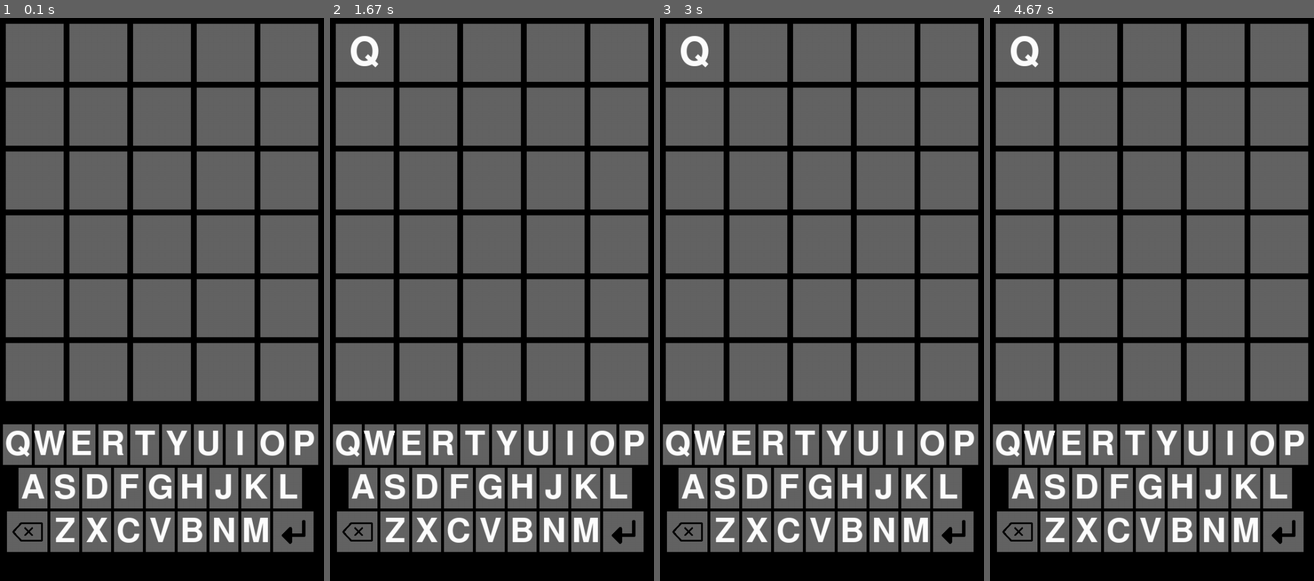
Above: before the commit, frames 1-4 (left to right).
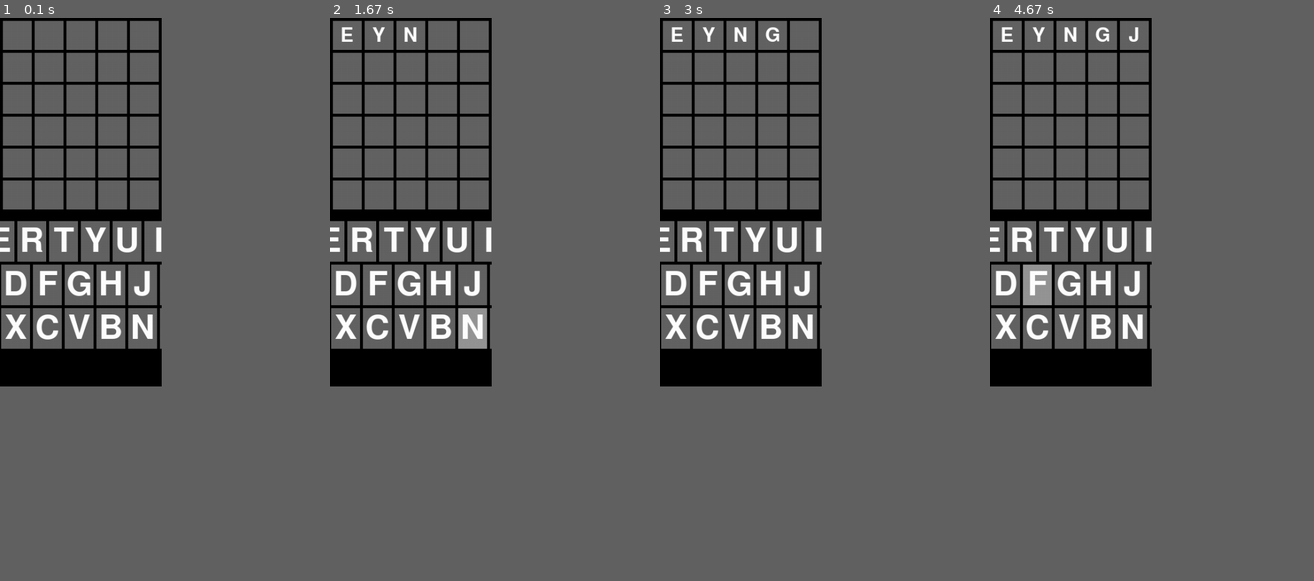
Above: after the commit, the same moments.

Repository: PennyGuyDyls/Pygame-games
Game: pygame game, started from Wordle/main.py
Same seed, same stepped clock (60 frames per second), same inputs: the game is played once before the commit and once after it.
Inputs (mouse positions are in pixels of both pictures, inside the frame that each line leads up to):
- Up to frame 1 (0.1 s): no input
- Up to frame 2 (1.67 s): click "Q" at 0.38 s; click (411, 226) at 0.72 s; click (359, 147) at 1.05 s; click (469, 333) at 1.38 s
- Up to frame 3 (3 s): click (744, 79) at 1.72 s; click (734, 299) at 2.05 s; click (734, 141) at 2.38 s
- Up to frame 4 (4.67 s): click (1126, 299) at 3.22 s; click (1119, 192) at 3.55 s; click (1126, 276) at 3.88 s; click (1022, 130) at 4.22 s; click (1032, 265) at 4.55 s
In our replay, the window is 519x900 before the commit and 259x589 after it. These sizes can differ from the game's own. Grey fills any space a smaller window leaves; there, only what the larger window draws over its background counts as a difference.

The runs differ from the first frame. In frame 1, 37% of the frame differs, in the area x 0-100%, y 0-100%; in frame 2, 38%; in frame 3, 38%; in frame 4, 38%.

Commit message:
SOLVER!!

Diff:
--- a/Wordle/Assets/answers.txt
+++ b/Wordle/Assets/answers.txt
@@ -121,6 +121,7 @@
 BARGE
 BARON
 BASIC
+BASIL
 BASIN
 BASTE
 BATCH
--- a/Wordle/Scripts/config.py
+++ b/Wordle/Scripts/config.py
@@ -2,10 +2,10 @@
 from random import randint
 pygame.init()
 
-cell_width=100
+cell_width=50
 guessnum=6
 
-font=pygame.font.SysFont(None, cell_width//5)
+font=pygame.font.SysFont(None, cell_width)
 screen=pygame.display.set_mode((5*cell_width*1.1+cell_width/10,guessnum*cell_width*1.1+cell_width/10+300))
 
 LOAD_DIR='Wordle/Assets/'
--- /dev/null
+++ b/Wordle/Scripts/solver_input.py
@@ -0,0 +1,181 @@
+import pygame
+from Scripts.config import cell_width,font,black,grey,yellow,green
+from Scripts.button import button
+
+pygame.init()
+screen=pygame.display.set_mode((14.4*cell_width,13*cell_width))
+
+
+class letter():
+    def __init__(self,letter,x,y,cell_width):
+        self.letter=letter
+        self.w=cell_width
+        sca=self.w/100
+        self.x=sca*x
+        self.y=sca*y
+        self.rect=self.x,self.y,self.w,self.w
+        self.colour=grey
+
+
+        colours=[black,grey,yellow,green]
+        hover_colours=[black,grey,yellow,green]
+        self.buttons=[button(
+            cell_width,
+            x+i*25,
+            y+110,
+            20,
+            20,
+            None,
+            colours[i],
+            hover_colours[i])
+            for i in range(4)]
+
+        self.text=font.render(letter,True,(255,255,255))
+
+        self.pos_choice=False
+        self.poses=[button(
+            cell_width,
+            x,
+            y+150+i*30,
+            100,
+            20,
+            str(i+1),
+            black,
+            black)
+            for i in range(5)]
+        for i in self.poses:
+            i.font=pygame.font.SysFont(None, round(self.w/100*30))
+
+    def draw(self):
+        pygame.draw.rect(screen,self.colour,self.rect)
+        screen.blit(self.text,(self.x+self.w//2-self.text.get_width()//2,self.y+self.w//2-self.text.get_height()//2))
+        for i in self.buttons:
+            i.draw(screen)
+        if self.pos_choice:
+            for i in self.poses:
+                i.draw(screen)
+
+    def update(self,mx,my):
+
+        for i in self.buttons:
+            if i.clicked(mx,my):
+                self.colour=i.colour
+        if self.colour==green or self.colour==yellow:
+            self.pos_choice=True
+        else:
+            self.pos_choice=False
+            for i in self.poses:
+                i.current_colour=black
+
+        if self.pos_choice:
+            for i,pos in enumerate(self.poses):
+                if pos.clicked(mx,my):
+                    if pos.current_colour==self.colour:
+                        self.poses[i].current_colour=black
+                    else:
+                        self.poses[i].current_colour=self.colour
+
+def init_letters(collists):
+    lettervals='abcdefghijklmnopqrstuvwxyz'.upper()
+    letters=[letter(
+        lettervals[i*13+j],
+        j*110+10,
+        i*300+10,
+        cell_width)
+        for j in range(13)
+        for i in range(2)]
+
+    for i in collists[0]:
+        for j in letters:
+            if j.letter==i[0]:
+                j.colour=green
+                j.pos_choice=True
+                j.poses[i[1]-1].current_colour=green
+    for i in collists[1]:
+        for j in letters:
+            if j.letter==i[0]:
+                j.colour=yellow
+                j.pos_choice=True
+                j.poses[i[1]-1].current_colour=yellow
+    for j in letters:
+        if j.letter in collists[2]:
+            j.colour=black
+    return letters
+
+def draw_letters(letters):
+    for i in letters:
+        i.draw()
+
+def update_letters(letters,mx,my):
+    for i in letters:
+        i.update(mx,my)
+
+def get_inputs(collists,possible):
+    if len(possible)<100:
+        show_poss=True
+        possible=list(possible)
+        possible.sort()
+    else:
+        show_poss=False
+
+    pygame.display.flip()
+    letters=init_letters(collists)
+    submit=button(
+        cell_width,
+        1440//2-350,700,300,70,
+        'SUBMIT',
+        (0,200,0),
+        green
+    )
+    reset=button(
+        cell_width,
+        1440//2+50,700,300,70,
+        'RESET',
+        (200,0,0),
+        (255,0,0)
+    )
+
+    running=True
+    while running:
+        screen.fill((0,0,0))
+        pygame.draw.line(screen,(255,255,255),(0,8*cell_width),(screen.get_width(),8*cell_width),3)
+        if show_poss:
+            for place,i in enumerate(possible):
+                text=font.render(i, True, (255,255,255))
+                screen.blit(text,((place%5)*150,8*cell_width+(place//5)*60*1.1+10))
+
+        draw_letters(letters)
+        submit.draw(screen)
+        reset.draw(screen)
+        pygame.display.flip()
+        for event in pygame.event.get():
+            if event.type==pygame.QUIT:
+                return False,(None,None,None)
+
+            elif event.type==pygame.MOUSEBUTTONDOWN:
+                mx,my=pygame.mouse.get_pos()
+                update_letters(letters,mx,my)
+                if submit.clicked(mx,my):
+                    return True,calc_inputs(letters)
+                if reset.clicked(mx,my):
+                    return True,([],[],[])
+
+def calc_inputs(letters):
+    greens=[]
+    yellows=[]
+    blacks=[]
+    for i in letters:
+        if i.colour==green:
+            for pos,j in enumerate(i.poses):
+                if j.current_colour==green:
+                    greens.append([i.letter,pos+1])
+
+        elif i.colour==yellow:
+            for pos,j in enumerate(i.poses):
+                if j.current_colour==yellow:
+                    yellows.append([i.letter,pos+1])
+
+        elif i.colour==black:
+            blacks.append(i.letter)
+
+    return greens,yellows,blacks
--- /dev/null
+++ b/Wordle/solver.py
@@ -0,0 +1,57 @@
+import pygame
+from Scripts.solver_input import get_inputs,screen
+from Scripts.config import cell_width
+def download_words(filename):
+    LOAD_DIR='Wordle/Assets/'
+    guesses=open(LOAD_DIR+filename,'r')
+    all_words = {line.strip() for line in guesses}
+    guesses.close()
+    return all_words
+
+all_words=download_words('answers.txt')
+possible=all_words.copy()
+
+def cancel_out(word,empty):
+    for i in empty:
+        if i in word:
+            return False
+
+    return True
+
+def yellow(word,letter,pos):
+    if letter not in word:
+        return False
+    if word[pos-1]==letter:
+        return False
+    return True
+
+def allyellows(word,yellows):
+    for i in yellows:
+        if yellow(word,i[0],i[1]):
+            continue
+        return False
+    return True
+
+def green(word,letter,pos):
+    return word[pos-1]==letter
+
+def allgreens(word,greens):
+    for i in greens:
+        if not green(word,i[0],i[1]):
+            return False
+    return True
+
+collists=[],[],[]
+
+running=True
+while running:
+    running,collists=get_inputs(collists,possible)
+    if collists == ([], [], []):
+        possible = all_words.copy()
+        continue
+    greens,yellows,blacks=collists
+    possible={i for i in possible if allgreens(i,greens) and allyellows(i,yellows) and cancel_out(i,blacks)}
+    if len(possible)==0:
+        possible=download_words('guesses.txt')
+    possible={i for i in possible if allgreens(i,greens) and allyellows(i,yellows) and cancel_out(i,blacks)}
+    font=pygame.font.SysFont(None, 100)
